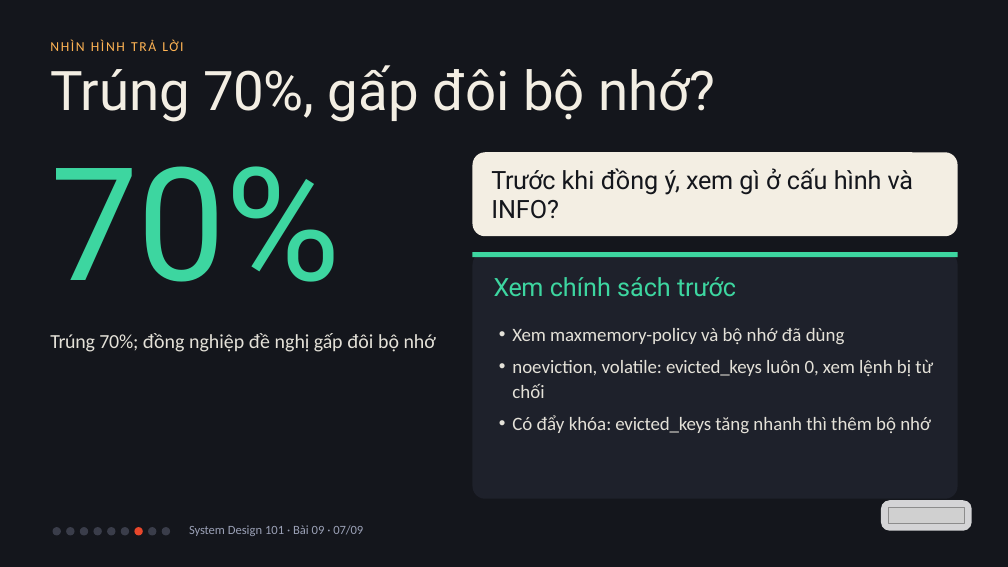
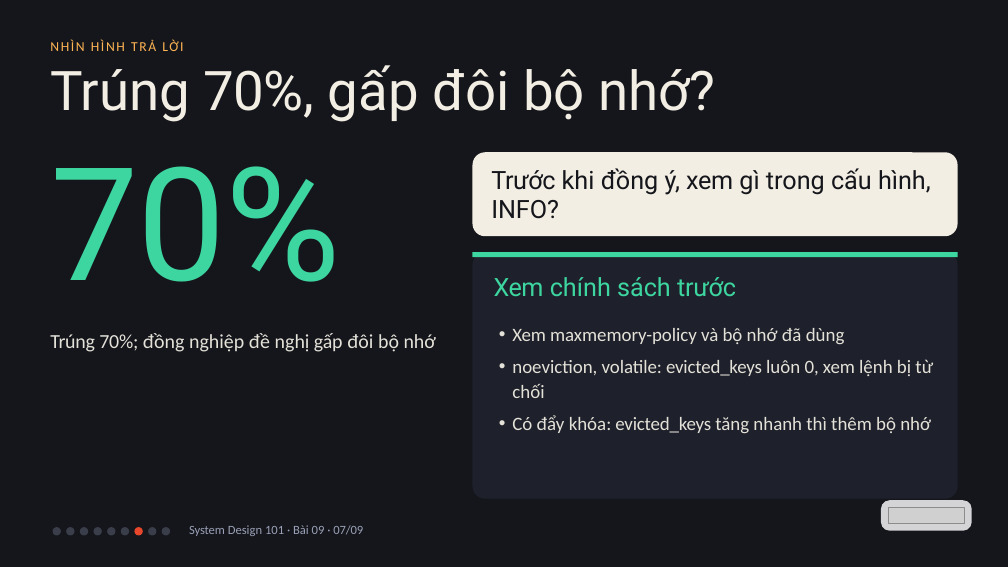
Before and after one commit to vohoailinh90/tool-marketing-studio, a slide deck: slide 7 of system-design-101/vi/lessons/sd-06-009/slides/sd-06-009.pptx. Drawn at 1008x567 pixels with LibreOffice and Linux fonts; fonts in the diff are those of the drawing; grey boxes stand for pictures. Boxes give left, top, right and bottom in pixels: in the first picture for what was removed or moved away, otherwise in the second. Text is boxed around its words. In the diff, an @@ line names an element or a change of style, - is before the commit and + after.

```diff
--- a/system-design-101/vi/lessons/sd-06-009/slides/sd-06-009.pptx
+++ b/system-design-101/vi/lessons/sd-06-009/slides/sd-06-009.pptx
@@ text at (x1=491, y1=168, x2=931, y2=219): text changed @@
-Trước khi đồng ý, xem gì ở cấu hình và INFO?
+Trước khi đồng ý, xem gì trong cấu hình, INFO?
```
Also in this commit, not shown: 1 other slide changed, 1 other file.
